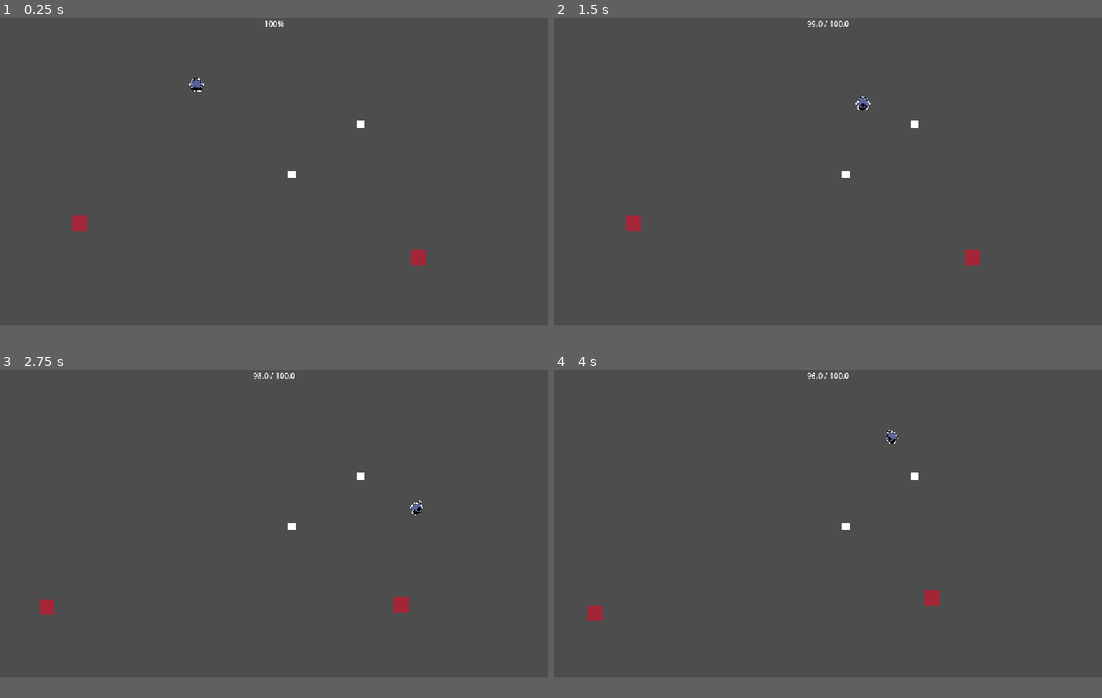
Above: before the commit, frames 1-4 (two rows, left to right).
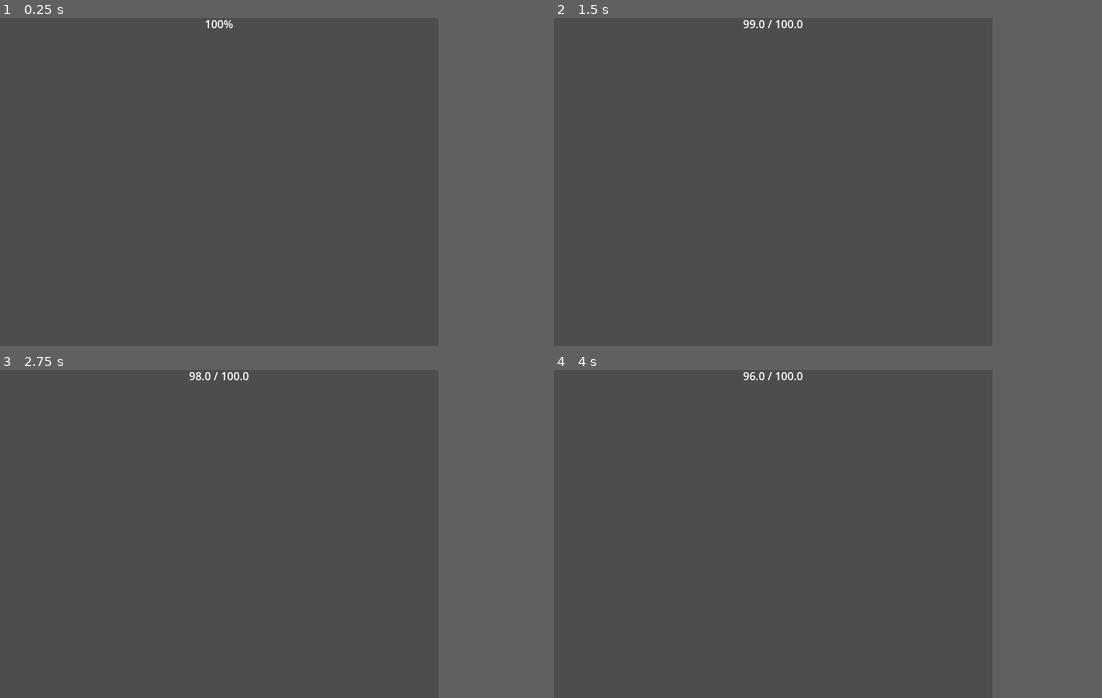
Above: after the commit, the same moments.

Repository: tonasthesecond/b1tjam
Game: Godot game, scene res://rooms/test.tscn
Two runs of this game, one before a commit and one after it. Both use one fixed random seed, a clock stepped at 60 frames per second and the inputs below.
Inputs:
- Up to frame 1 (0.25 s): no input
- Up to frame 2 (1.5 s): hold Right (ui_right) 0.53-1.28 s; tap C (dash) at 0.6 s; hold Down (ui_down) from 1.28 s (still down); tap E (interact) at 1.35 s
- Up to frame 3 (2.75 s): release Down (ui_down) at 2.03 s; hold Right (ui_right) from 2.03 s (still down); tap C (dash) at 2.1 s
- Up to frame 4 (4 s): release Right (ui_right) at 2.78 s; hold Up (ui_up) 2.78-3.53 s; tap E (interact) at 2.85 s; hold Left (ui_left) from 3.53 s (still down); tap C (dash) at 3.6 s
In our replay, the window is 800x450 before the commit and 640x480 after it. These sizes can differ from the game's own. Grey fills any space a smaller window leaves; there, only what the larger window draws over its background counts as a difference.

The runs differ from the first frame. In frame 1, 0.5% of the frame differs, in the area x 13-78%, y 0-76%; in frame 2, 0.6%; in frame 3, 0.6%; in frame 4, 0.6%.
Error after the commit: Parse Error: Cannot find member "Camera" in base "locator.gd.ID". (res://components/camera/follow_camera.gd:14)

Commit message:
follow camera

Diff:
--- /dev/null
+++ b/components/camera/follow_camera.gd
@@ -0,0 +1,27 @@
+class_name FollowCamera
+extends Camera2D
+## Smoothly follows a target. Defaults to the Devotee via Locator.
+
+## Node to follow. If unset, uses the Devotee from Locator.
+@export var target: Node2D
+## Higher = snappier, lower = floatier.
+@export var smoothing := 8.0
+## Jump straight to the target on ready instead of easing in.
+@export var snap_on_ready := true
+
+
+func _enter_tree() -> void:
+	Locator.register(Locator.ID.Camera, self)
+
+
+func _ready() -> void:
+	if target == null:
+		target = Locator.ref(Locator.ID.Devotee) as Node2D
+	if target and snap_on_ready:
+		global_position = target.global_position
+
+
+func _process(_delta: float) -> void:
+	if not is_instance_valid(target):
+		return
+	global_position = Utils.standard_lerp(global_position, target.global_position, smoothing)
--- a/project.godot
+++ b/project.godot
@@ -21,20 +21,61 @@
 
 [display]
 
+window/size/viewport_width=640
+window/size/viewport_height=480
 window/stretch/mode="canvas_items"
 window/stretch/aspect="expand"
 
 [input]
 
+ui_left={
+"deadzone": 0.5,
+"events": [Object(InputEventKey,"resource_local_to_scene":false,"resource_name":"","device":16,"window_id":0,"alt_pressed":false,"shift_pressed":false,"ctrl_pressed":false,"meta_pressed":false,"pressed":false,"keycode":4194319,"physical_keycode":0,"key_label":0,"unicode":0,"location":0,"echo":false,"script":null)
+, Object(InputEventJoypadButton,"resource_local_to_scene":false,"resource_name":"","device":-1,"button_index":13,"pressure":0.0,"pressed":false,"script":null)
+, Object(InputEventJoypadMotion,"resource_local_to_scene":false,"resource_name":"","device":-1,"axis":0,"axis_value":-1.0,"script":null)
+, Object(InputEventKey,"resource_local_to_scene":false,"resource_name":"","device":-1,"window_id":0,"alt_pressed":false,"shift_pressed":false,"ctrl_pressed":false,"meta_pressed":false,"pressed":false,"keycode":0,"physical_keycode":65,"key_label":0,"unicode":97,"location":0,"echo":false,"script":null)
+]
+}
+ui_right={
+"deadzone": 0.5,
+"events": [Object(InputEventKey,"resource_local_to_scene":false,"resource_name":"","device":16,"window_id":0,"alt_pressed":false,"shift_pressed":false,"ctrl_pressed":false,"meta_pressed":false,"pressed":false,"keycode":4194321,"physical_keycode":0,"key_label":0,"unicode":0,"location":0,"echo":false,"script":null)
+, Object(InputEventJoypadButton,"resource_local_to_scene":false,"resource_name":"","device":-1,"button_index":14,"pressure":0.0,"pressed":false,"script":null)
+, Object(InputEventJoypadMotion,"resource_local_to_scene":false,"resource_name":"","device":-1,"axis":0,"axis_value":1.0,"script":null)
+, Object(InputEventKey,"resource_local_to_scene":false,"resource_name":"","device":-1,"window_id":0,"alt_pressed":false,"shift_pressed":false,"ctrl_pressed":false,"meta_pressed":false,"pressed":false,"keycode":0,"physical_keycode":68,"key_label":0,"unicode":100,"location":0,"echo":false,"script":null)
+]
+}
+ui_up={
+"deadzone": 0.5,
+"events": [Object(InputEventKey,"resource_local_to_scene":false,"resource_name":"","device":16,"window_id":0,"alt_pressed":false,"shift_pressed":false,"ctrl_pressed":false,"meta_pressed":false,"pressed":false,"keycode":4194320,"physical_keycode":0,"key_label":0,"unicode":0,"location":0,"echo":false,"script":null)
+, Object(InputEventJoypadButton,"resource_local_to_scene":false,"resource_name":"","device":-1,"button_index":11,"pressure":0.0,"pressed":false,"script":null)
+, Object(InputEventJoypadMotion,"resource_local_to_scene":false,"resource_name":"","device":-1,"axis":1,"axis_value":-1.0,"script":null)
+, Object(InputEventKey,"resource_local_to_scene":false,"resource_name":"","device":-1,"window_id":0,"alt_pressed":false,"shift_pressed":false,"ctrl_pressed":false,"meta_pressed":false,"pressed":false,"keycode":0,"physical_keycode":87,"key_label":0,"unicode":119,"location":0,"echo":false,"script":null)
+]
+}
+ui_down={
+"deadzone": 0.5,
+"events": [Object(InputEventKey,"resource_local_to_scene":false,"resource_name":"","device":16,"window_id":0,"alt_pressed":false,"shift_pressed":false,"ctrl_pressed":false,"meta_pressed":false,"pressed":false,"keycode":4194322,"physical_keycode":0,"key_label":0,"unicode":0,"location":0,"echo":false,"script":null)
+, Object(InputEventJoypadButton,"resource_local_to_scene":false,"resource_name":"","device":-1,"button_index":12,"pressure":0.0,"pressed":false,"script":null)
+, Object(InputEventJoypadMotion,"resource_local_to_scene":false,"resource_name":"","device":-1,"axis":1,"axis_value":1.0,"script":null)
+, Object(InputEventKey,"resource_local_to_scene":false,"resource_name":"","device":-1,"window_id":0,"alt_pressed":false,"shift_pressed":false,"ctrl_pressed":false,"meta_pressed":false,"pressed":false,"keycode":0,"physical_keycode":83,"key_label":0,"unicode":115,"location":0,"echo":false,"script":null)
+]
+}
 dash={
 "deadzone": 0.2,
 "events": [Object(InputEventKey,"resource_local_to_scene":false,"resource_name":"","device":-1,"window_id":0,"alt_press …(191 unchanged characters)…
+, Object(InputEventKey,"resource_local_to_scene":false,"resource_name":"","device":-1,"window_id":0,"alt_pressed":false,"shift_pressed":false,"ctrl_pressed":false,"meta_pressed":false,"pressed":false,"keycode":0,"physical_keycode":4194325,"key_label":0,"unicode":0,"location":0,"echo":false,"script":null)
+, Object(InputEventMouseButton,"resource_local_to_scene":false,"resource_name":"","device":-1,"window_id":0,"alt_pressed":false,"shift_pressed":false,"ctrl_pressed":false,"meta_pressed":false,"button_mask":2,"position":Vector2(323.74707, 12),"global_position":Vector2(335.74707, 72),"factor":1.0,"button_index":2,"canceled":false,"pressed":true,"double_click":false,"script":null)
 ]
 }
 interact={
 "deadzone": 0.2,
 "events": [Object(InputEventKey,"resource_local_to_scene":false,"resource_name":"","device":-1,"window_id":0,"alt_press …(192 unchanged characters)…
 , Object(InputEventKey,"resource_local_to_scene":false,"resource_name":"","device":-1,"window_id":0,"alt_pressed":false …(182 unchanged characters)…
+]
+}
+attack={
+"deadzone": 0.2,
+"events": [Object(InputEventMouseButton,"resource_local_to_scene":false,"resource_name":"","device":-1,"window_id":0,"alt_pressed":false,"shift_pressed":false,"ctrl_pressed":false,"meta_pressed":false,"button_mask":1,"position":Vector2(35.749023, 23.99707),"global_position":Vector2(47.749023, 83.99707),"factor":1.0,"button_index":1,"canceled":false,"pressed":true,"double_click":false,"script":null)
 ]
 }
 
--- a/rooms/room.tscn
+++ b/rooms/room.tscn
@@ -1,6 +1,7 @@
 [gd_scene format=3 uid="uid://b8u25dlcaf8vs"]
 
 [ext_resource type="Script" uid="uid://cwug6uhs6vwve" path="res://rooms/room.gd" id="1_nk0be"]
+[ext_resource type="Script" uid="uid://chuk2shrm8al3" path="res://components/camera/follow_camera.gd" id="2_fcam"]
 
 [node name="Room" type="Node" unique_id=1497093105]
 script = ExtResource("1_nk0be")
@@ -13,3 +14,7 @@
 
 [node name="Interface" type="CanvasLayer" parent="." unique_id=1148068440]
 unique_name_in_owner = true
+
+[node name="FollowCamera" type="Camera2D" parent="." unique_id=82487586]
+unique_name_in_owner = true
+script = ExtResource("2_fcam")
--- a/rooms/test.tscn
+++ b/rooms/test.tscn
@@ -12,18 +12,22 @@
 position = Vector2(413, 142)
 
 [node name="Shadow" parent="Entities" parent_id_path=PackedInt32Array(653175255) index="1" unique_id=945603901 instance=ExtResource("3_tu2lb")]
-position = Vector2(879, 505)
+position = Vector2(434, 322)
 
 [node name="Shadow2" parent="Entities" parent_id_path=PackedInt32Array(653175255) index="2" unique_id=2024612518 instance=ExtResource("3_tu2lb")]
-position = Vector2(167, 433)
+position = Vector2(100, 281)
 
 [node name="Item" parent="Objects" parent_id_path=PackedInt32Array(232923056) index="0" unique_id=177792563 instance=ExtResource("4_58jih")]
 position = Vector2(758, 224)
 
 [node name="Item2" parent="Objects" parent_id_path=PackedInt32Array(232923056) index="1" unique_id=1864441545 instance=ExtResource("4_58jih")]
-position = Vector2(614, 330)
+position = Vector2(587, 235)
 
-[node name="LifeBar" parent="Interface" parent_id_path=PackedInt32Array(1148068440) index="0" unique_id=307651756 instance=ExtResource("5_tu2lb")]
+[node name="LifeBar" parent="Interface" parent_id_path=PackedInt32Array(1148068440) index="0" unique_id=307651756 node_paths=PackedStringArray("tracking") instance=ExtResource("5_tu2lb")]
 anchors_preset = -1
 anchor_bottom = 0.033950616
+tracking = NodePath("../../Entities/Devotee/Health")
 metadata/_edit_use_anchors_ = true
+
+[node name="FollowCamera" parent="." index="3" unique_id=82487586 node_paths=PackedStringArray("target")]
+target = NodePath("../Entities/Devotee")
Not shown, added: components/camera/follow_camera.gd.uid
